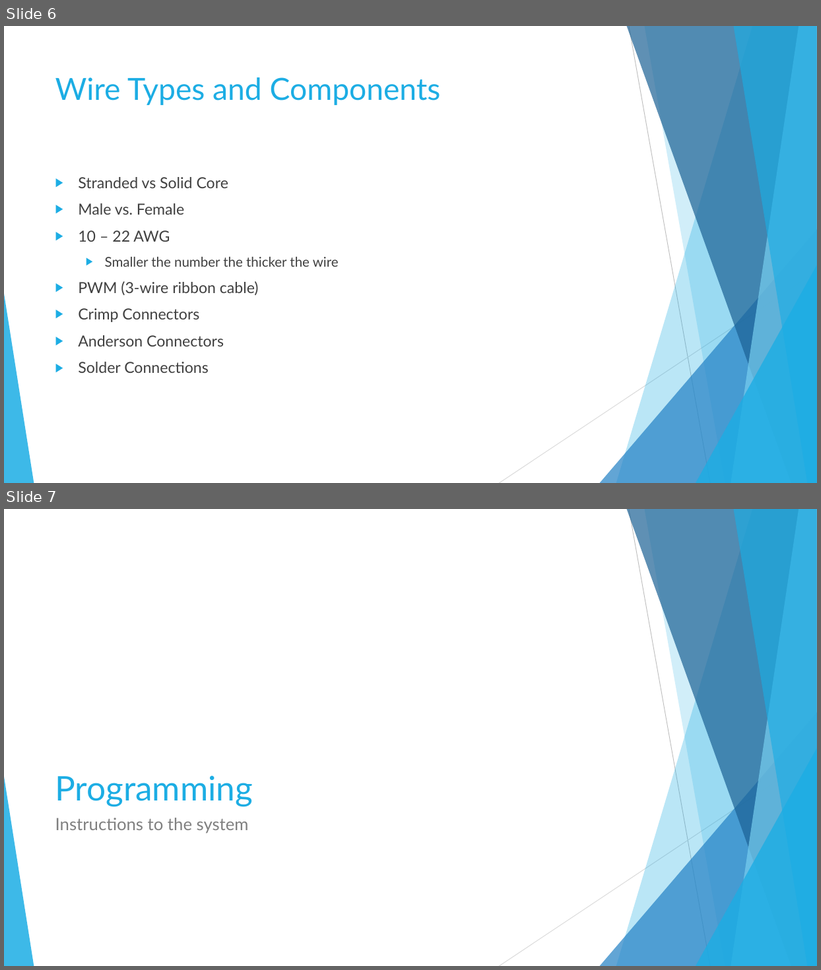
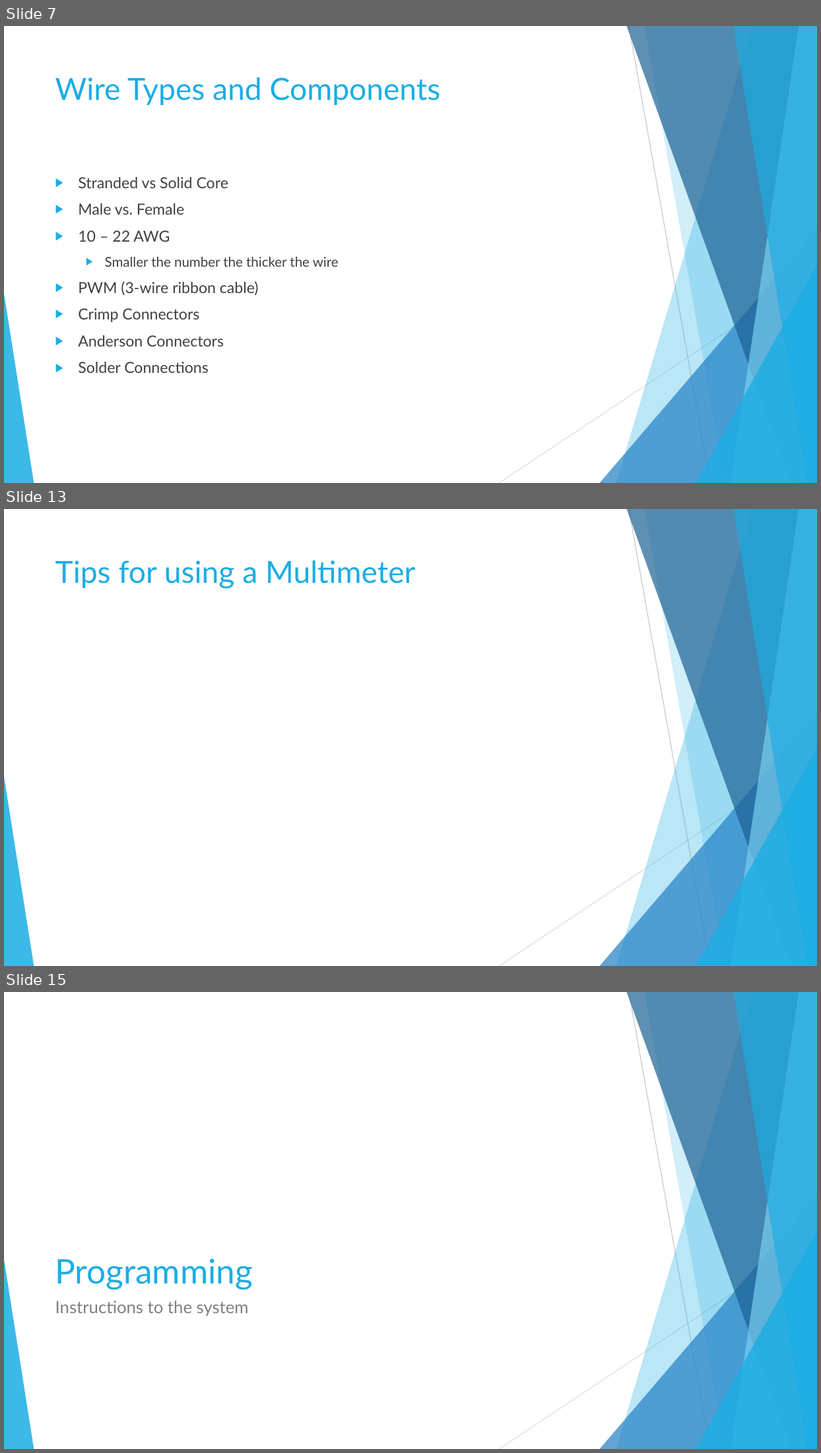
Before and after one commit to RoboEagles/Resources, a slide deck: Lessons/Control Systems.pptx. Shown one above the other, each under a label of ours: slides 6 and 7 before the commit, slides 7, 13 and 15 after it; the slides between them are not shown. The pictures are 821x970 and 821x1453 pixels, drawn with LibreOffice and Linux fonts; fonts in the diff are those of the drawing. Boxes give left, top, right and bottom in pixels: in the first picture for what was removed or moved away, otherwise in the second. Text is boxed around its words. In the diff, an @@ line names an element or a change of style, - is before the commit and + after.

```diff
--- a/Lessons/Control Systems.pptx
+++ b/Lessons/Control Systems.pptx
@@ slide 13 added at box(4, 509, 817, 966), background #FFFFFF; not listed: 10 template elements that a slide beside it also shows @@
@@ title added at box(55, 560, 415, 589), 36 pt, text #1CADE4 @@
+Tips for using a Multimeter
@@ what was slide 6 is now slide 7 @@
@@ what was slide 7 is now slide 15 @@
```
Also in this commit, not shown: 8 other slides added, 1 slide removed.
